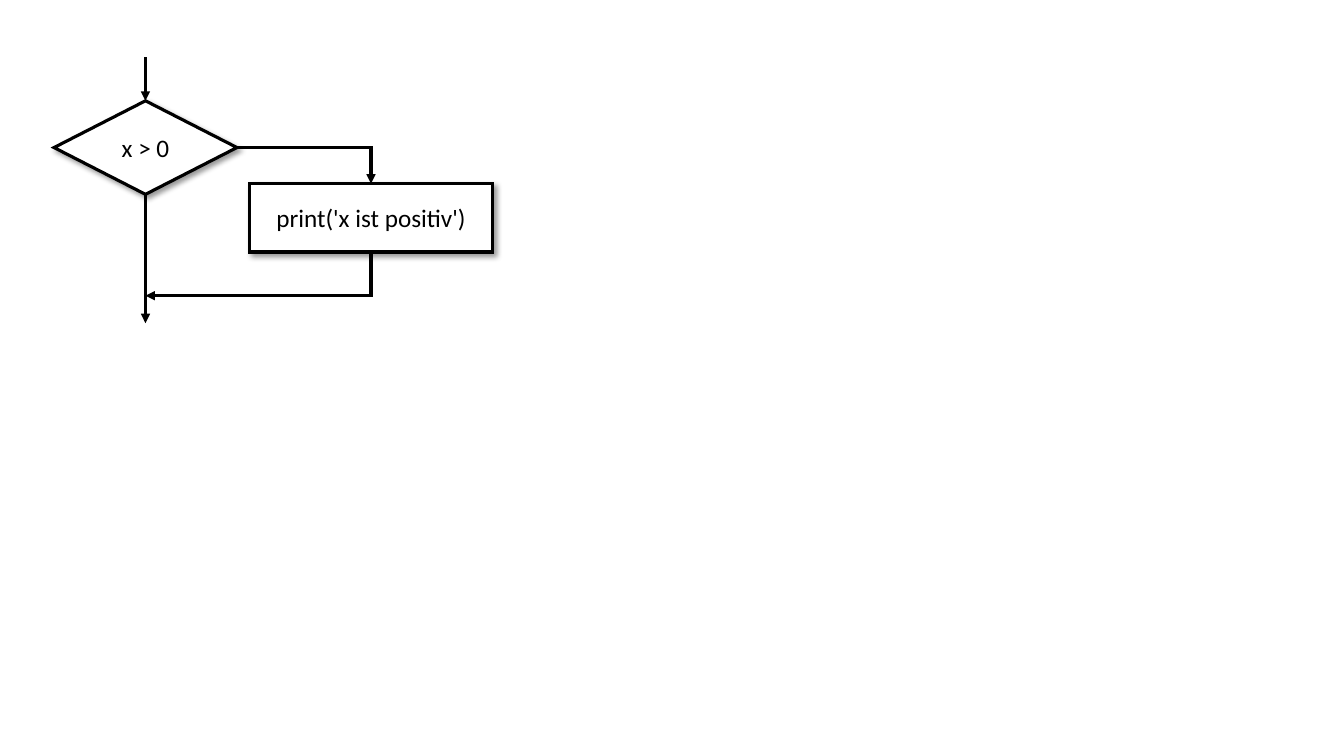
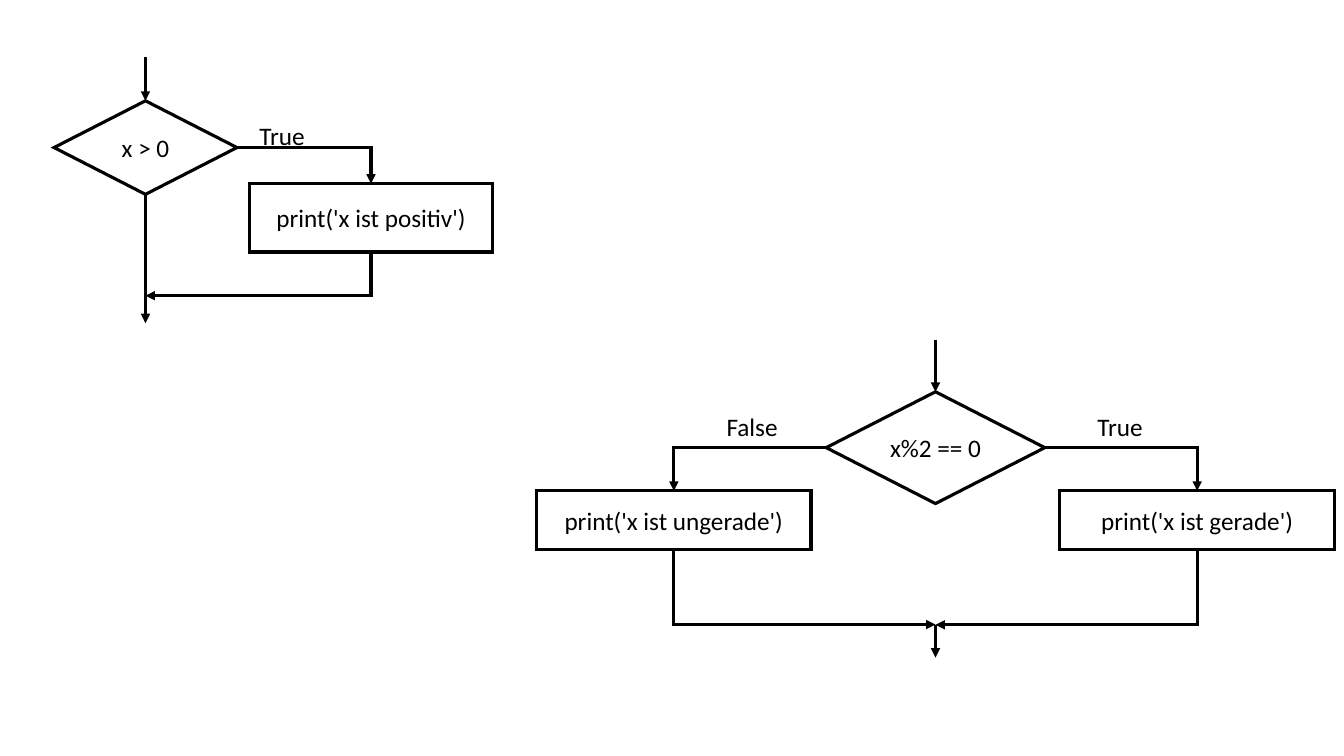
Before and after one commit to fhswf/py4e, a slide deck: slide 2 of images/de/images.pptx. Drawn at 1344x756 pixels with LibreOffice and Linux fonts; fonts in the diff are those of the drawing. Boxes give left, top, right and bottom in pixels: in the first picture for what was removed or moved away, otherwise in the second. Text is boxed around its words. In the diff, an @@ line names an element or a change of style, - is before the commit and + after.

```diff
--- a/images/de/images.pptx
+++ b/images/de/images.pptx
@@ diamond "x > 0" at [54, 101, 237, 195]: shadow off @@
@@ text added at [259, 128, 304, 149], 18 pt, text #000000 @@
+True
@@ rectangle "print('x ist positiv')" at [250, 184, 493, 252]: shadow off @@
@@ arrow added from (936, 340) to (936, 392), #000000 2.25 pt @@
@@ text added at [727, 418, 778, 437], 18 pt, text #000000 @@
+False
@@ diamond added at [827, 392, 1046, 504], fill #FFFFFF, outline #000000 2.25 pt, 18 pt, text #000000 @@
+x%2 == 0
@@ text added at [1097, 419, 1142, 436], 18 pt, text #000000 @@
+True
@@ elbow arrow added from (827, 448) to (675, 491), #000000 2.25 pt @@
@@ elbow arrow added from (1046, 448) to (1198, 491), #000000 2.25 pt @@
@@ rectangle added at [536, 491, 811, 549], fill #FFFFFF, outline #000000 2.25 pt, 18 pt, text #000000 @@
+print('x ist ungerade')
@@ rectangle added at [1061, 491, 1335, 549], fill #FFFFFF, outline #000000 2.25 pt, 18 pt, text #000000 @@
+print('x ist gerade')
@@ elbow arrow added from (675, 549) to (936, 625), #000000 2.25 pt @@
@@ elbow arrow added from (1198, 549) to (936, 625), #000000 2.25 pt @@
@@ arrow added from (936, 625) to (936, 657), #000000 2.25 pt @@
```
Also in this commit, not shown: 2 slides added, 4 other files.
